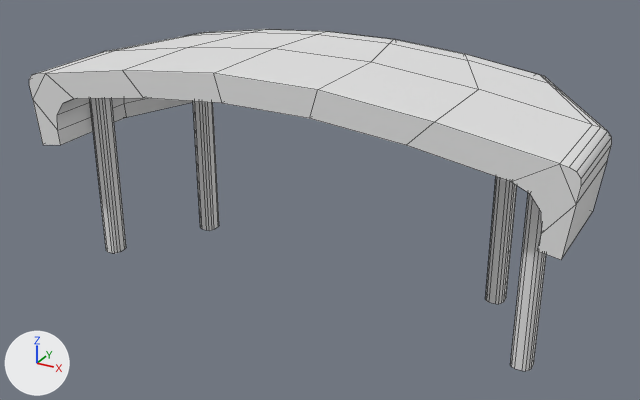
A saved change to the FBX model Katana/Assets/Models/Bar/BarRoof.fbx.
One viewpoint serves both versions: a 50 mm lens placed at (29.7, -35.9, 34.2), pointed at (0.0, 18.1, 7.2). The axes (+X, +Y, +Z) are drawn at lower left. The lights are the same throughout. The picture after the commit comes second. Mesh edges are drawn as thin lines. Where no turn or scale is listed for an object, it has been applied to the vertices.

Objects in the first picture: 'Roof'.
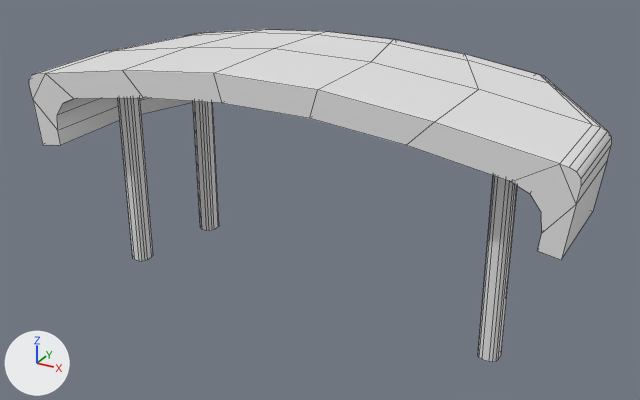
Commit message: Fixed 'Main Menu' Pillar

Diff of the bpy script that builds the scene:
```diff
--- a/Katana/Assets/Models/Bar/BarRoof.fbx.py
+++ b/Katana/Assets/Models/Bar/BarRoof.fbx.py
@@ me_cube_003 @@
 me_cube_003.from_pydata(...)  # 292 vertices, 226 faces; spans x -21.6..20.5, y 11.1..26.4, z -0.1..18.3
 # used by ob_roof; location = (0.0, 0.0, 0.0)
+# me_cube_003 part 1: the loose piece of 32 vertices spanning x 16.6..18.0, y 14.4..16.0, z -0.1..15.6 is moved by (-2.3, 0.0, 0.0)
+# me_cube_003 part 2: the loose piece of 32 vertices spanning x -19.1..-17.6, y 14.5..16.2, z -0.1..15.6 is moved by (2.9, 0.0, 0.0)
 me_cube_003.materials.append(mat_roof)
```

Boxes (x1, y1, x2, y2) around the edits, measured in the pictures (640 x 400 px; the box of a moved part takes in the faces that stretch with it):
'Roof', reshaped
    before: (29, 29, 612, 371)
    after: (29, 29, 612, 362)
part 1 of me_cube_003, moved or reshaped
    before: (510, 193, 546, 371)
    after: (478, 176, 518, 362)
part 2 of me_cube_003, moved or reshaped
    before: (90, 98, 126, 253)
    after: (118, 98, 153, 261)
